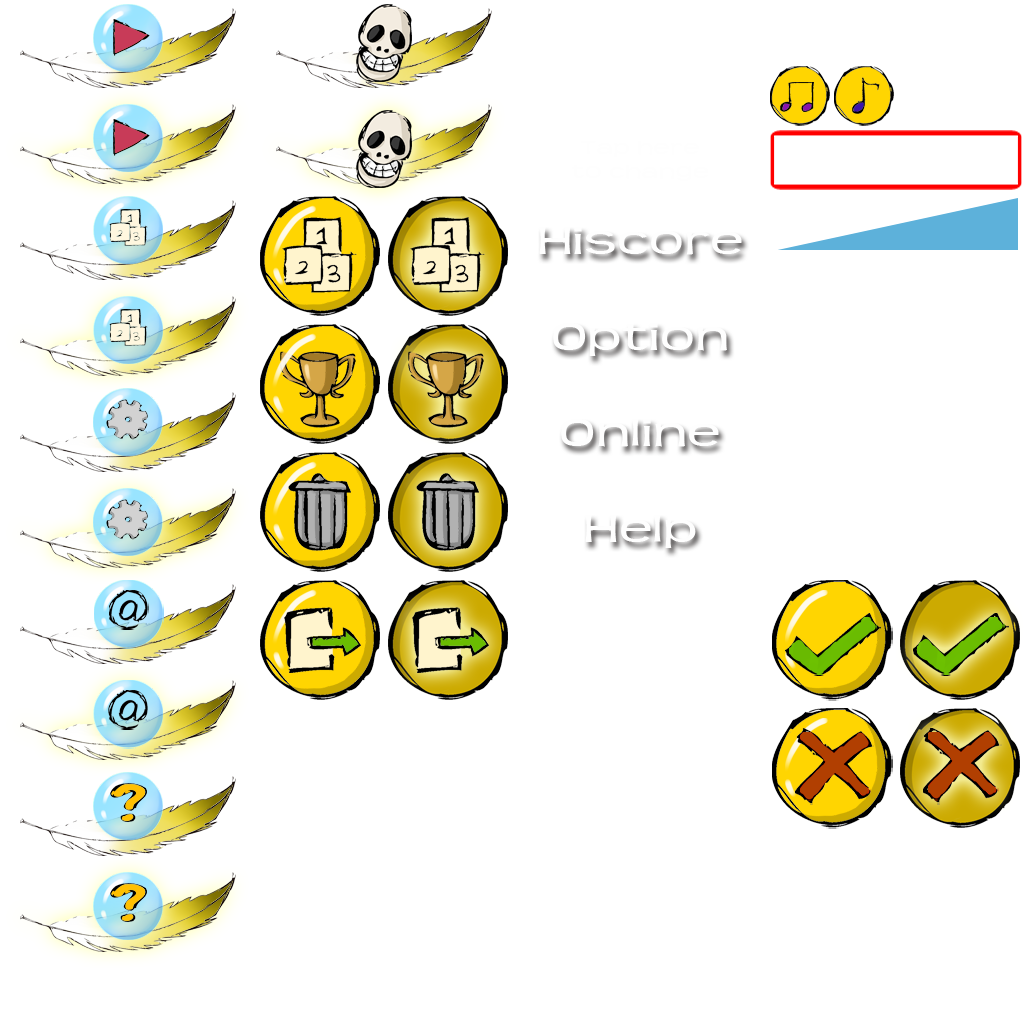
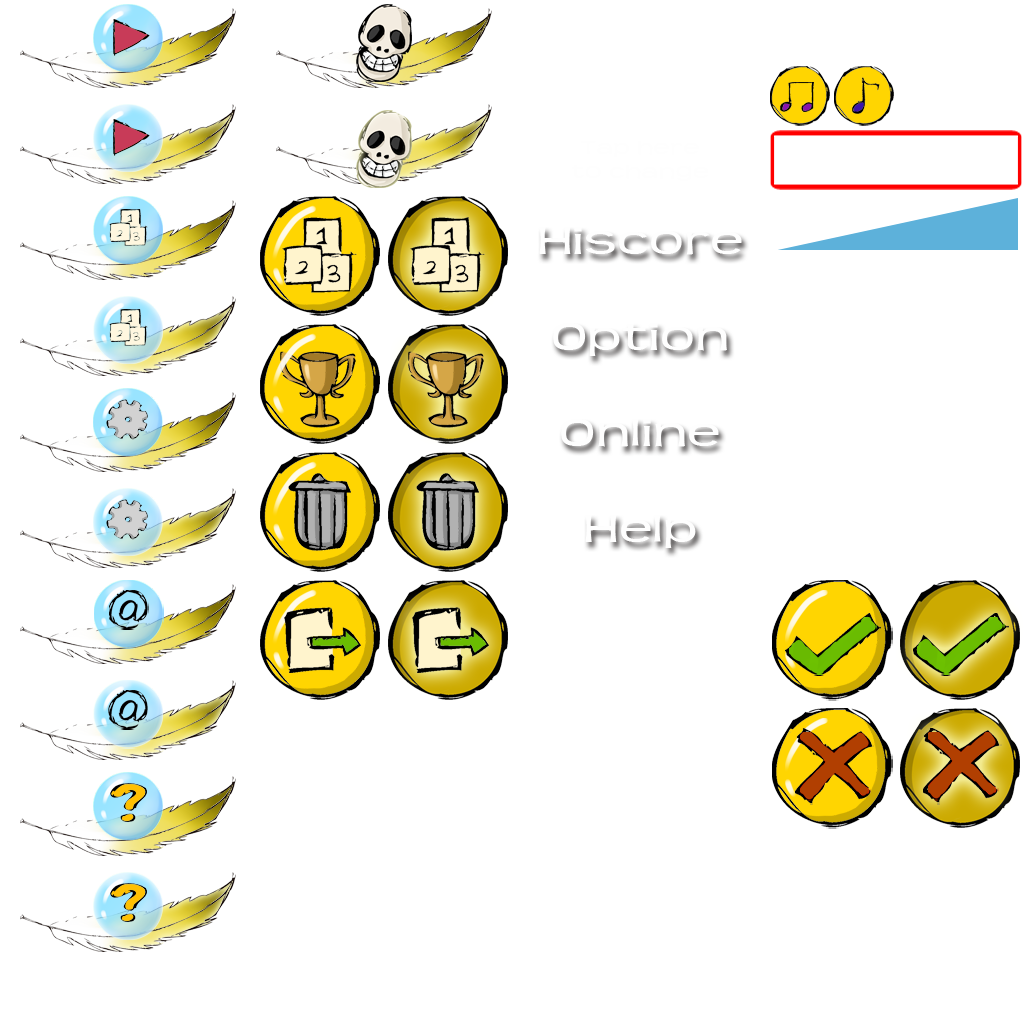
Layered file, before and after one edit (1024x1024). Changes by layer:
pixels changed over [17, 87, 500, 965] (layer not identified)
